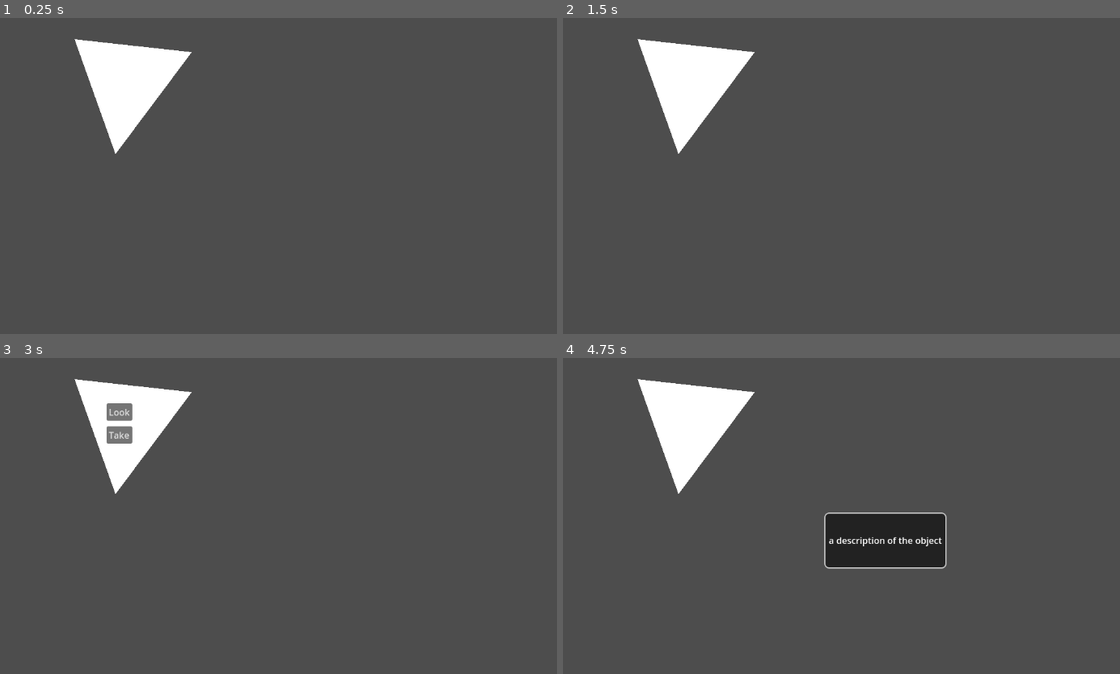
Above: before the commit, frames 1-4 (two rows, left to right).
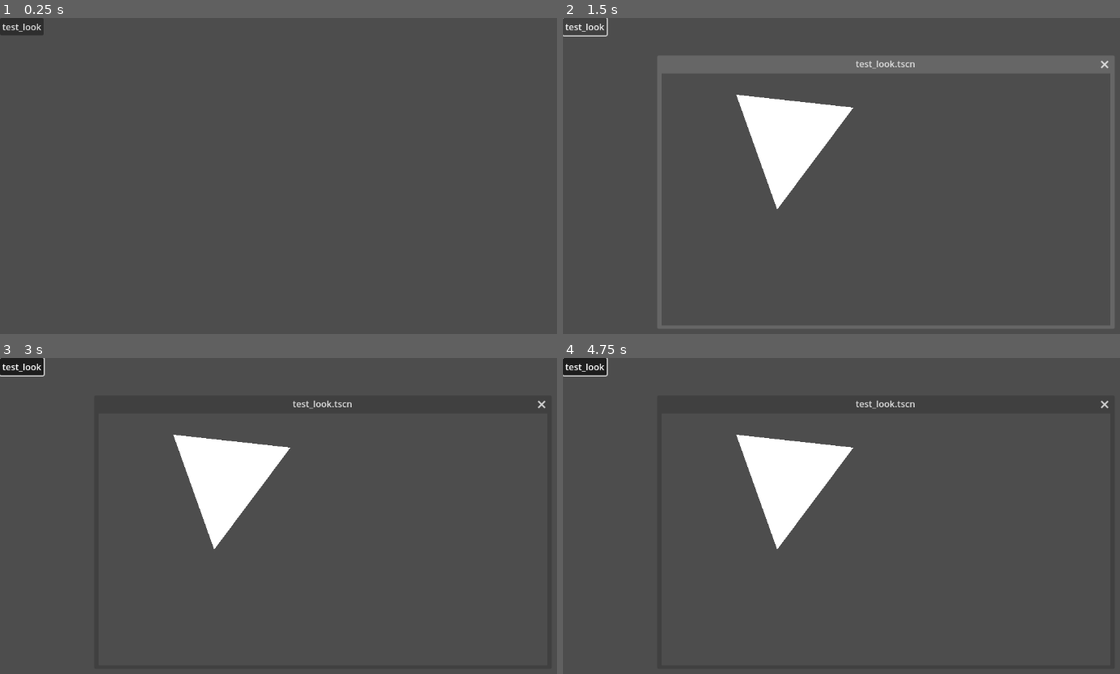
Above: after the commit, the same moments.

Repository: addsheep/godot-playground
Game: Godot game, scene res://tests/all_tests.tscn
Same seed, same stepped clock (60 frames per second), same inputs: the game is played once before the commit and once after it. Before the commit the project starts from res://main.tscn.
Inputs (mouse positions are in pixels of both pictures, inside the frame that each line leads up to):
- Up to frame 1 (0.25 s): no input
- Up to frame 2 (1.5 s): click (585, 27) at 0.5 s, where only the run after the commit has a clickable "test_look"; click (585, 27) at 1.25 s, where only the run after the commit has a clickable "test_look"
- Up to frame 3 (3 s): click (22, 367) at 2 s, where only the run after the commit has a clickable "test_look"; tap Enter at 2.75 s; move the mouse to (116, 424) at 2.77 s; press the mouse at (116, 424) at 2.78 s
- Up to frame 4 (4.75 s): release the mouse at (679, 424) at 3.5 s; click (679, 411) at 3.5 s, where only the run before the commit has a clickable "Look"; move the mouse to (757, 557) at 4.27 s; click (757, 557) at 4.35 s

The runs differ from the first frame. In frame 1, 4.1% of the frame differs, in the area x 0-35%, y 0-43%; in frame 2, 13%, in the area x 0-99%, y 0-99%; in frame 3, 8.0%; in frame 4, 12%.

Commit message:
add test runner scene

Diff:
--- a/project.godot
+++ b/project.godot
@@ -15,8 +15,12 @@
 [application]
 
 config/name="Playground"
-run/main_scene="uid://djk1sebtueu62"
+run/main_scene="uid://dy8mj642kxk6x"
 config/features=PackedStringArray("4.4", "Forward Plus")
+
+[display]
+
+window/subwindows/embed_subwindows=false
 
 [editor_plugins]
 
--- a/src/clickable/clickable.gd
+++ b/src/clickable/clickable.gd
@@ -36,6 +36,7 @@
 
 
 func _mouse_enter() -> void:
+	print_debug("mouse enter")
 	Input.set_default_cursor_shape(Input.CURSOR_POINTING_HAND)
 
 
--- /dev/null
+++ b/tests/all_tests.tscn
@@ -0,0 +1,39 @@
+[gd_scene load_steps=2 format=3 uid="uid://dy8mj642kxk6x"]
+
+[ext_resource type="Script" uid="uid://dqtgpe3u8lmdr" path="res://tests/main.gd" id="1_c8tuj"]
+
+[node name="TestMain" type="Control"]
+layout_mode = 3
+anchors_preset = 15
+anchor_right = 1.0
+anchor_bottom = 1.0
+grow_horizontal = 2
+grow_vertical = 2
+script = ExtResource("1_c8tuj")
+
+[node name="CanvasLayer" type="CanvasLayer" parent="."]
+
+[node name="ButtonContainer" type="FlowContainer" parent="CanvasLayer"]
+unique_name_in_owner = true
+anchors_preset = 15
+anchor_right = 1.0
+anchor_bottom = 1.0
+grow_horizontal = 2
+grow_vertical = 2
+theme_override_constants/h_separation = 8
+theme_override_constants/v_separation = 8
+
+[node name="Window" type="Window" parent="."]
+physics_object_picking = true
+title = "TEST"
+initial_position = 1
+size = Vector2i(800, 450)
+visible = false
+
+[node name="TestRoot" type="Node" parent="Window"]
+
+[node name="Button" type="Button" parent="Window/TestRoot"]
+offset_right = 8.0
+offset_bottom = 8.0
+text = "TEST
+"
--- /dev/null
+++ b/tests/main.gd
@@ -0,0 +1,34 @@
+extends Node
+
+## Find all tests in the folder and creates a button for each.
+
+@onready var _button_container: Control = %ButtonContainer
+@onready var _window: Window = $Window
+
+
+func _ready():
+	var script_path = get_script().get_path()
+	var script_dir = script_path.get_base_dir()
+
+	var dir = DirAccess.open(script_dir)
+	if not dir:
+		push_error("Failed to access directory: " + script_dir)
+		return []
+
+	var current_scene_file := get_tree().current_scene.scene_file_path.get_file()
+	for filename in dir.get_files():
+		if filename.get_extension() == "tscn" and filename.begins_with("test_"):
+			var button := Button.new()
+			button.text = filename.get_basename()
+			button.pressed.connect(_start_test.bind(script_dir.path_join(filename)))
+			_button_container.add_child(button)
+
+
+func _start_test(test_path: String) -> void:
+	var node: Node = load(test_path).instantiate()
+	_window.get_child(0).queue_free()
+	_window.add_child(node)
+
+	_window.title = test_path.get_file()
+
+	_window.show()
Not shown, added: tests/main.gd.uid
Not shown: 2 places in tests/test_look.tscn that only renumber resources
